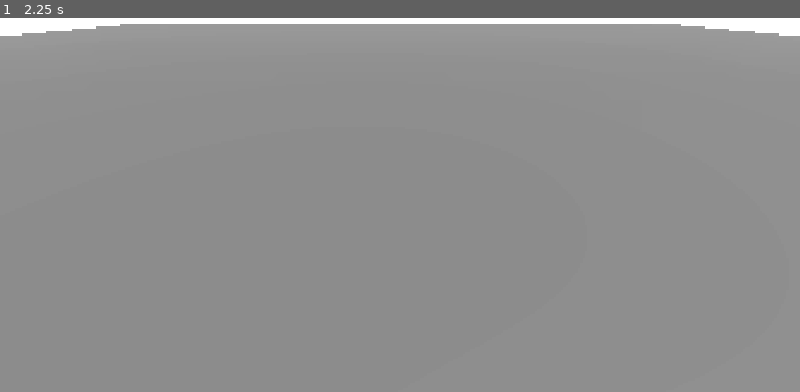
Above: before the commit, frame 1.
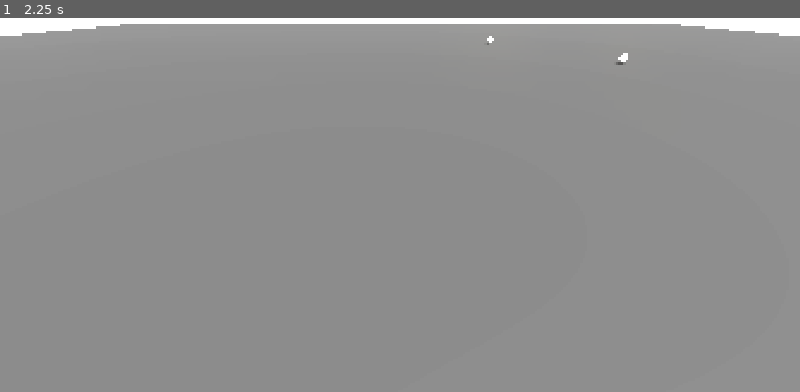
Above: after the commit, the same moment.

Repository: soyelmismo/minigameo
Game: Godot game, scene res://src/bootstrap/main.tscn
Same seed, same stepped clock (60 frames per second), same inputs: the game is played once before the commit and once after it.
Inputs (mouse positions are in pixels of both pictures, inside the frame that each line leads up to):
- Up to frame 1 (2.25 s): tap Enter at 0.5 s; move the mouse to (576, 145) at 0.52 s; hold Right (ui_right) 0.53-1.25 s; hold Shift 0.53-1.25 s; click (576, 145) at 0.67 s; tap Space at 0.77, 2 s; drag from (240, 190) to (360, 257) at 1.27 s; move the mouse to (480, 66) at 2.02 s; hold Right (ui_right) from 2.03 s (still down); tap Ctrl at 2.1 s; click (480, 66) at 2.17 s

The runs differ from the first frame. In frame 1, less than 0.1% of the frame differs, in the area x 60-79%, y 4-13%.
Error after the commit: Parse Error: Could not find type "MinigameRegistry" in the current scope. (res://src/powerups/roulette/roulette_controller.gd:19)

Commit message:
feat(integration): register all 18 autoloads, fix registry script fallback, PowerUpDirector, SaveSystem, SettingsManager; boot clean, suite 102/102

Diff:
--- a/project.godot
+++ b/project.godot
@@ -18,6 +18,24 @@
 
 [autoload]
 
+EventBus="*res://src/core/event_bus.gd"
+GameServices="*res://src/core/game_services.gd"
+SeededRNG="*res://src/core/rng/seeded_rng.gd"
+MatchManager="*res://src/match/match_manager.gd"
+ScoreDirector="*res://src/match/score/score_director.gd"
+StyleDirector="*res://src/styles/style_director.gd"
+ImpactDirector="*res://src/juice/impact_director.gd"
+CameraDirector="*res://src/juice/camera_director.gd"
+PostFXDirector="*res://src/juice/postfx_director.gd"
+AudioDirector="*res://src/audio/audio_director.gd"
+MusicDirector="*res://src/audio/music_director.gd"
+VoiceDirector="*res://src/audio/voice_director.gd"
+SFXPlayer="*res://src/audio/sfx_player.gd"
+PowerUpDirector="*res://src/powerups/powerup_director.gd"
+RouletteController="*res://src/powerups/roulette/roulette_controller.gd"
+MinigameDirector="*res://src/minigames/minigame_director.gd"
+SaveSystem="*res://src/systems/save_system.gd"
+SettingsManager="*res://src/systems/settings.gd"
 [debug]
 
 gdscript/warnings/untyped_declaration=1
--- a/src/audio/audio_director.gd
+++ b/src/audio/audio_director.gd
@@ -1,4 +1,3 @@
-class_name AudioDirector
 extends Node
 ## Audio orchestrator (scaffold.md §6.8 / §10.2).
 ##
@@ -54,15 +53,15 @@
 	# children in the scene graph by the orchestrator; if they are missing
 	# (headless tests), create minimal instances so the facade works.
 	if music_director == null:
-		music_director = MusicDirector.new()
+		music_director = load("res://src/audio/music_director.gd").new()
 		music_director.name = "MusicDirector"
 		add_child(music_director)
 	if voice_director == null:
-		voice_director = VoiceDirector.new()
+		voice_director = load("res://src/audio/voice_director.gd").new()
 		voice_director.name = "VoiceDirector"
 		add_child(voice_director)
 	if sfx_player == null:
-		sfx_player = SFXPlayer.new()
+		sfx_player = load("res://src/audio/sfx_player.gd").new()
 		sfx_player.name = "SFXPlayer"
 		add_child(sfx_player)
 	# Wire directors (duck-typed; null-safe both ways).
@@ -81,18 +80,18 @@
 func setup_buses() -> int:
 	var existing: int = 0
 	for entry: Dictionary in BusLayout.LAYOUT:
-		var name: StringName = entry["name"] as StringName
+		var bus_id: StringName = entry["name"] as StringName
 		var parent: StringName = entry["parent"] as StringName
-		if AudioServer.get_bus_index(name) != -1:
+		if AudioServer.get_bus_index(bus_id) != -1:
 			existing += 1
 			continue
 		var parent_idx: int = AudioServer.get_bus_index(parent)
 		if parent_idx == -1:
-			push_warning("AudioDirector: parent bus '%s' missing, skipping '%s'." % [parent, name])
+			push_warning("AudioDirector: parent bus '%s' missing, skipping '%s'." % [parent, bus_id])
 			continue
 		var new_idx: int = AudioServer.bus_count
 		AudioServer.add_bus(new_idx)
-		AudioServer.set_bus_name(new_idx, name)
+		AudioServer.set_bus_name(new_idx, bus_id)
 		AudioServer.set_bus_send(new_idx, parent)
 	_buses_ready = existing == BusLayout.LAYOUT.size()
 	_apply_bus_effects()
--- a/src/audio/music_director.gd
+++ b/src/audio/music_director.gd
@@ -1,4 +1,3 @@
-class_name MusicDirector
 extends Node
 ## Dynamic music director (scaffold.md §6.9 / §10.2).
 ##
@@ -99,7 +98,7 @@
 	duck_db = amount_db
 	_duck_active = true
 	if duration_s > 0.0:
-		_duck_hold_s = duration_s
+		duck_hold_s = duration_s
 	_apply_duck()
 
 func unduck(fade_s: float = -1.0) -> void:
@@ -112,8 +111,8 @@
 ## from the director's update; tests call it with fake deltas.
 func tick(delta: float) -> void:
 	_time += delta
-	var seconds_per_beat: float = 60.0 / bpm
-	var total_beats: int = int(_time / seconds_per_beat)
+	var spb: float = 60.0 / bpm
+	var total_beats: int = int(_time / spb)
 	_beat_index = total_beats
 	var bar: int = total_beats / BEATS_PER_BAR
 	if _pending_switch and bar > _last_switch_bar and bar % BARS_PER_SWITCH == 0:
--- a/src/audio/sfx_player.gd
+++ b/src/audio/sfx_player.gd
@@ -1,4 +1,3 @@
-class_name SFXPlayer
 extends Node
 ## Pooled SFX voice player (scaffold.md §10.2 / §6.8).
 ##
--- a/src/audio/voice_director.gd
+++ b/src/audio/voice_director.gd
@@ -1,4 +1,3 @@
-class_name VoiceDirector
 extends Node
 ## Locutor arcade VO director (scaffold.md §6.10 / §2).
 ##
--- a/src/core/event_bus.gd
+++ b/src/core/event_bus.gd
@@ -1,4 +1,3 @@
-class_name EventBus
 extends Node
 ## EventBus — global signal bus (scaffold §6.1).
 ##
--- a/src/core/game_services.gd
+++ b/src/core/game_services.gd
@@ -1,4 +1,3 @@
-class_name GameServices
 extends Node
 ## GameServices — service locator (scaffold §6).
 ##
--- a/src/juice/camera_director.gd
+++ b/src/juice/camera_director.gd
@@ -1,4 +1,3 @@
-class_name CameraDirector
 extends Node
 ## CameraDirector — follow camera + shake + FOV punch (scaffold §6.6).
 ##
--- a/src/juice/impact_director.gd
+++ b/src/juice/impact_director.gd
@@ -1,4 +1,3 @@
-class_name ImpactDirector
 extends Node
 ## ImpactDirector — the single juice API (scaffold §6.5, §10.1).
 ##
--- a/src/juice/postfx_director.gd
+++ b/src/juice/postfx_director.gd
@@ -1,4 +1,3 @@
-class_name PostFXDirector
 extends Node
 ## PostFXDirector — WorldEnvironment + fullscreen effects (scaffold §6.7).
 ##
--- a/src/minigames/archetypes/archetype_combo_chain.gd
+++ b/src/minigames/archetypes/archetype_combo_chain.gd
@@ -90,15 +90,14 @@
 		finish_fail(reason)
 
 
-func _is_press(event: InputEvent) -> bool:
-	if event is InputEventMouseButton:
-		return (event as InputEventMouseButton).pressed
-	if event is InputEventKey:
-		return (event as InputEventKey).pressed
-	if event is InputEventJoypadButton:
-		return (event as InputEventJoypadButton).pressed
+func _is_press(input_event: InputEvent) -> bool:
+	if input_event is InputEventMouseButton:
+		return (input_event as InputEventMouseButton).pressed
+	if input_event is InputEventKey:
+		return (input_event as InputEventKey).pressed
+	if input_event is InputEventJoypadButton:
+		return (input_event as InputEventJoypadButton).pressed
 	return false
-
 
 func teardown() -> void:
 	super.teardown()
--- a/src/minigames/archetypes/archetype_tap_target.gd
+++ b/src/minigames/archetypes/archetype_tap_target.gd
@@ -68,9 +68,11 @@
 		return
 	var from: Vector3 = camera.project_ray_origin(screen_pos)
 	var dir: Vector3 = camera.project_ray_normal(screen_pos)
-	var space := get_world_3d().direct_space_state
+	var space := camera.get_world_3d().direct_space_state if camera.get_world_3d() != null else null
 	var query := PhysicsRayQueryParameters3D.create(from, from + dir * 200.0)
-	var result := space.intersect_ray(query)
+	var result := {}
+	if space != null:
+		result = space.intersect_ray(query)
 	if not result.is_empty():
 		var collider: Object = result.get("collider")
 		var node: Node = collider as Node
--- a/src/minigames/minigame_director.gd
+++ b/src/minigames/minigame_director.gd
@@ -1,4 +1,3 @@
-class_name MinigameDirector
 extends Node
 ## Orquesta el ciclo de vida de los micro-juegos (scaffold.md §6.12).
 ##
@@ -299,4 +298,10 @@
 func _emit(signal_id: StringName, args: Array) -> void:
 	var bus: Object = _resolve(&"EventBus")
 	if bus != null and bus.has_signal(String(signal_id)):
-		bus.emit_signal(signal_id, *args)
+		match args.size():
+			1:
+				bus.emit_signal(signal_id, args[0])
+			2:
+				bus.emit_signal(signal_id, args[0], args[1])
+			_:
+				bus.emit_signal(signal_id)
--- a/src/minigames/minigame_registry.gd
+++ b/src/minigames/minigame_registry.gd
@@ -1,4 +1,3 @@
-class_name MinigameRegistry
 extends Node
 ## Registro central ID → {escena, metadata} (scaffold.md §7.7).
 ##
@@ -6,46 +5,56 @@
 ## - Valida que cada entrada tenga id, arquetipo y escena válidos.
 ## - Falla RUIDOSAMENTE (push_error) ante entradas inválidas, no en silencio.
 ## - No conoce micro-juegos concretos: solo arquetipos.
+##
+## Un arquetipo se resuelve primero como escena `.tscn`; si no existe se
+## instancia su script `.gd` compilado (mismo motor, cero escenas).
 
 const CATALOG_DIR := "res://src/minigames/catalog/"
-const ARCHETYPE_SCENE_DIR := "res://src/minigames/archetypes/"
+const ARCHETYPE_DIR := "res://src/minigames/archetypes/"
 
 ## metadata por id
 var _by_id: Dictionary = {}      # StringName -> MinigameMetadata
 ## PackedScene del arquetipo por nombre de arquetipo
 var _archetype_scenes: Dictionary = {}  # StringName -> PackedScene
+## Script del arquetipo (fallback sin .tscn)
+var _archetype_scripts: Dictionary = {} # StringName -> GDScript
 var _scanned: bool = false
 
 signal registry_loaded(count: int)
 
 
-## Escanea el catálogo y precarga las escenas de arquetipo. Idempotente.
+## Escanea el catálogo y precarga los arquetipos. Idempotente.
 func scan() -> void:
 	if _scanned:
 		return
 	_by_id.clear()
 	_archetype_scenes.clear()
-	_load_archetype_scenes()
+	_archetype_scripts.clear()
+	_load_archetypes()
 	_load_catalog()
 	_scanned = true
 	registry_loaded.emit(_by_id.size())
 
 
-## Precarga las escenas `.tscn` de `src/minigames/archetypes/`.
-## Un arquetipo sin escena no es fatal: se instancia el script compilado.
-func _load_archetype_scenes() -> void:
-	var dir := DirAccess.open(ARCHETYPE_SCENE_DIR)
+## Precarga escenas `.tscn` y scripts `.gd` de `src/minigames/archetypes/`.
+func _load_archetypes() -> void:
+	var dir := DirAccess.open(ARCHETYPE_DIR)
 	if dir == null:
 		return
 	dir.list_dir_begin()
 	var file_name := dir.get_next()
 	while file_name != "":
-		if file_name.ends_with(".tscn"):
-			var path: String = ARCHETYPE_SCENE_DIR + file_name
-			var scene: PackedScene = load(path) as PackedScene
-			if scene != null:
-				var archetype_id := StringName(file_name.get_basename().replace("archetype_", "").to_upper())
-				_archetype_scenes[archetype_id] = scene
+		if file_name.ends_with(".tscn") or file_name.ends_with(".gd"):
+			var path: String = ARCHETYPE_DIR + file_name
+			var archetype_id := StringName(file_name.get_basename().replace("archetype_", "").to_upper())
+			if file_name.ends_with(".tscn"):
+				var scene: PackedScene = load(path) as PackedScene
+				if scene != null:
+					_archetype_scenes[archetype_id] = scene
+			else:
+				var script: GDScript = load(path) as GDScript
+				if script != null:
+					_archetype_scripts[archetype_id] = script
 		file_name = dir.get_next()
 	dir.list_dir_end()
 
@@ -83,7 +92,7 @@
 	if _by_id.has(meta.id):
 		push_error("MinigameRegistry: duplicate id '%s' in %s" % [String(meta.id), path])
 		return
-	if not _archetype_scenes.has(meta.archetype):
+	if not has_archetype(meta.archetype):
 		push_error(
 			"MinigameRegistry: '%s' needs unknown archetype '%s' (%s)" % [
 				String(meta.id), String(meta.archetype), path
@@ -105,6 +114,28 @@
 	return _archetype_scenes.get(archetype, null) as PackedScene
 
 
+## True si el arquetipo existe como escena o como script.
+func has_archetype(archetype: StringName) -> bool:
+	return _archetype_scenes.has(archetype) or _archetype_scripts.has(archetype)
+
+
+## Instancia el arquetipo: escena si existe, script compilado si no.
+## Nodo base tipo Node (los arquetipos extienden Node/Node3D).
+func instantiate_archetype(archetype: StringName) -> Node:
+	var scene: PackedScene = get_archetype_scene(archetype)
+	if scene != null:
+		var instance: Node = scene.instantiate() as Node
+		if instance != null:
+			return instance
+	var script: GDScript = _archetype_scripts.get(archetype, null) as GDScript
+	if script != null:
+		var from_script: Node = script.new() as Node
+		if from_script != null:
+			return from_script
+	push_error("MinigameRegistry: cannot instantiate archetype '%s'" % String(archetype))
+	return null
+
+
 ## Todos los ids conocidos, ordenados para determinismo.
 func get_all_ids() -> Array:
 	var ids: Array = _by_id.keys()
--- /dev/null
+++ b/src/powerups/powerup_director.gd
@@ -0,0 +1,54 @@
+extends Node3D
+## PowerUpDirector — orchestrates the spawner + pickup (scaffold §6.11).
+##
+## Owns the PowerUpSpawner, resolves the player duck-typed, and on pickup
+## emits `powerup_collected` (EventBus) + asks the MatchManager to enter the
+## roulette. Degrades silently when systems are absent (headless tests).
+
+const SPAWNER_PATH := "res://src/powerups/powerup_spawner.gd"
+
+var spawner: Node3D = null
+var _player: Node3D = null
+
+
+func _ready() -> void:
+	if spawner == null:
+		var scene: PackedScene = load("res://src/powerups/powerup_spawner.tscn") as PackedScene
+		if scene != null:
+			spawner = scene.instantiate()
+			add_child(spawner)
+	var locator: Object = GameServices.lookup(&"core")
+	if locator != null and locator.has_method("register"):
+		locator.register(&"powerups", self)
+	_connect_bus()
+
+
+func _connect_bus() -> void:
+	var bus := _root_node(&"EventBus")
+	if bus != null and bus.has_signal("powerup_collected"):
+		if not bus.is_connected("powerup_collected", _on_powerup_collected):
+			bus.powerup_collected.connect(_on_powerup_collected)
+
+
+func _on_powerup_collected(_minigame_id: StringName) -> void:
+	# The roulette is owned by RouletteController; the MatchManager gates
+	# the state transition. We only nudge the match into ROULETTE.
+	var mm: Object = GameServices.lookup(&"match")
+	if mm != null and mm.has_method("request_roulette"):
+		mm.request_roulette()
+
+
+func _resolve_player() -> Node3D:
+	if _player != null and is_instance_valid(_player):
+		return _player
+	var p: Object = GameServices.lookup(&"player")
+	if p is Node3D:
+		_player = p as Node3D
+	return _player
+
+
+func _root_node(node_name: String) -> Node:
+	var tree := Engine.get_main_loop() as SceneTree
+	if tree == null:
+		return null
+	return tree.root.get_node_or_null("/root/" + node_name)
--- a/src/powerups/powerup_spawner.gd
+++ b/src/powerups/powerup_spawner.gd
@@ -137,7 +137,7 @@
 func _resolve_player() -> Node3D:
 	var services: Object = _resolve(&"GameServices")
 	if services != null and services.has_method("get"):
-		var found: Object = services.get(&"player")
+		var found: Object = services.lookup(&"player")
 		if found is Node3D:
 			return found as Node3D
 	var node: Node = get_tree().root.get_node_or_null("/root/Player")
@@ -147,4 +147,10 @@
 func _emit(signal_id: StringName, args: Array) -> void:
 	var bus: Object = _resolve(&"EventBus")
 	if bus != null and bus.has_signal(String(signal_id)):
-		bus.emit_signal(signal_id, *args)
+		match args.size():
+			1:
+				bus.emit_signal(signal_id, args[0])
+			2:
+				bus.emit_signal(signal_id, args[0], args[1])
+			_:
+				bus.emit_signal(signal_id)
--- /dev/null
+++ b/src/powerups/powerup_spawner.tscn
@@ -0,0 +1,9 @@
+[gd_scene load_steps=2 format=3]
+
+[ext_resource type="Script" path="res://src/powerups/powerup_spawner.gd" id="1_spawner"]
+
+[node name="PowerUpSpawner" type="Node3D"]
+script = ExtResource("1_spawner")
+max_active = 6
+spawn_radius = 40.0
+respawn_cooldown_s = 8.0
--- a/src/powerups/roulette/roulette_controller.gd
+++ b/src/powerups/roulette/roulette_controller.gd
@@ -1,4 +1,3 @@
-class_name RouletteController
 extends Node
 ## Ruleta de selección de micro-juego (scaffold.md §6.11).
 ##
@@ -75,6 +74,7 @@
 	var id: StringName = _pending_id
 	_pending_id = &""
 	_last_id = id
+	_record_theme(id)
 	_emit(&"roulette_result", [id])
 	spin_finished.emit(id)
 	# Entrega al director de micro-juegos si existe.
@@ -182,4 +182,10 @@
 func _emit(signal_id: StringName, args: Array) -> void:
 	var bus: Object = _resolve(&"EventBus")
 	if bus != null and bus.has_signal(String(signal_id)):
-		bus.emit_signal(signal_id, *args)
+		match args.size():
+			1:
+				bus.emit_signal(signal_id, args[0])
+			2:
+				bus.emit_signal(signal_id, args[0], args[1])
+			_:
+				bus.emit_signal(signal_id)
--- /dev/null
+++ b/src/powerups/roulette/roulette_wheel.tscn
@@ -0,0 +1,7 @@
+[gd_scene load_steps=2 format=3]
+
+[ext_resource type="Script" path="res://src/powerups/roulette/roulette_controller.gd" id="1_roulette"]
+
+[node name="RouletteController" type="Node"]
+script = ExtResource("1_roulette")
+spin_duration_s = 2.5
--- a/src/styles/style_director.gd
+++ b/src/styles/style_director.gd
@@ -1,4 +1,3 @@
-class_name StyleDirector
 extends Node
 ## StyleDirector — applies StylePacks to the world (scaffold §6.4, §9).
 ##
--- /dev/null
+++ b/src/systems/save_system.gd
@@ -0,0 +1,74 @@
+extends Node
+## SaveSystem — local records + settings persistence (scaffold §6 systems).
+##
+## Stores the best score/rank and player settings in user:// as JSON.
+## Degrades silently when the filesystem is unavailable (tests).
+
+const SAVE_PATH := "user://arcade_block_save.json"
+const SETTINGS_PATH := "user://arcade_block_settings.json"
+
+var best_score: int = 0
+var best_rank: StringName = &"D"
+var _settings: Dictionary = {}
+
+
+func _ready() -> void:
+	_load()
+	var locator: Object = GameServices.lookup(&"core")
+	if locator != null and locator.has_method("register"):
+		locator.register(&"save", self)
+
+
+## Record a finished match's score if it beats the record. Returns true when
+## it is a new best.
+func submit_score(score: int, rank: StringName) -> bool:
+	if score > best_score:
+		best_score = score
+		best_rank = rank
+		_save()
+		return true
+	return false
+
+
+## Read/write a settings value (accessibility lives here too).
+func get_setting(key: StringName, default_value: Variant = null) -> Variant:
+	return _settings.get(String(key), default_value)
+
+
+func set_setting(key: StringName, value: Variant) -> void:
+	_settings[String(key)] = value
+	_save_settings()
+
+
+func _load() -> void:
+	if not FileAccess.file_exists(SAVE_PATH):
+		return
+	var f := FileAccess.open(SAVE_PATH, FileAccess.READ)
+	if f == null:
+		return
+	var text := f.get_as_text()
+	f.close()
+	var data: Variant = JSON.parse_string(text)
+	if data is Dictionary:
+		var d := data as Dictionary
+		best_score = int(d.get("best_score", 0))
+		best_rank = StringName(str(d.get("best_rank", "D")))
+
+
+func _save() -> void:
+	var f := FileAccess.open(SAVE_PATH, FileAccess.WRITE)
+	if f == null:
+		return
+	f.store_string(JSON.stringify({
+		"best_score": best_score,
+		"best_rank": String(best_rank),
+	}))
+	f.close()
+
+
+func _save_settings() -> void:
+	var f := FileAccess.open(SETTINGS_PATH, FileAccess.WRITE)
+	if f == null:
+		return
+	f.store_string(JSON.stringify(_settings))
+	f.close()
--- /dev/null
+++ b/src/systems/settings.gd
@@ -0,0 +1,49 @@
+extends Node
+## SettingsManager — accessibility + gameplay settings (scaffold §13.3).
+##
+## Single source of truth for shake intensity, flash toggle, colorblind
+## indicators, subtitles and text speed. Backed by SaveSystem. All values
+## data-driven with sane arcade defaults.
+
+const DEFAULTS := {
+	"shake_intensity": 1.0,        # 0..1 multiplier on all camera shake
+	"flashes_enabled": true,       # screen flash toggle
+	"colorblind_indicators": false,# distinct shapes for objectives
+	"subtitles_enabled": true,     # VO callouts as text
+	"text_speed": 1.0,             # 0.5..2.0 multiplier
+}
+
+var _save: SaveSystem = null
+var _values: Dictionary = {}
+
+
+func _ready() -> void:
+	for key: String in DEFAULTS:
+		_values[key] = DEFAULTS[key]
+	_save = GameServices.lookup(&"save") as SaveSystem
+	if _save != null:
+		for key: String in DEFAULTS:
+			var loaded: Variant = _save.get_setting(StringName(key), DEFAULTS[key])
+			_values[key] = loaded
+	var locator: Object = GameServices.lookup(&"core")
+	if locator != null and locator.has_method("register"):
+		locator.register(&"settings", self)
+
+
+func get_value(key: String) -> Variant:
+	return _values.get(key, DEFAULTS.get(key))
+
+
+func set_value(key: String, value: Variant) -> void:
+	_values[key] = value
+	if _save != null:
+		_save.set_setting(StringName(key), value)
+
+
+## Shake scale 0..1 (accessibility: reduce or disable).
+func shake_scale() -> float:
+	return clampf(float(get_value("shake_intensity")), 0.0, 1.0)
+
+
+func flashes_enabled() -> bool:
+	return bool(get_value("flashes_enabled"))
--- a/tests/unit/_dbg_sfx.gd
+++ /dev/null
@@ -1,23 +0,0 @@
-extends SceneTree
-func _init() -> void:
-	var lib = SFXLibrary.new()
-	lib.register(&"low", {"group": &"world", "priority": 1})
-	lib.register(&"high", {"group": &"world", "priority": 50})
-	var gen = AudioStreamGenerator.new()
-	gen.mix_rate = 44100.0
-	gen.buffer_length = 0.05
-	lib.set_stream(&"low", gen)
-	lib.set_stream(&"high", gen)
-	var player = SFXPlayer.new()
-	player.library = lib
-	player.max_voices = 1
-	root.add_child(player)
-	var first = player.play(&"low")
-	print("first.playing after play: ", first.playing)
-	var second = player.play(&"high")
-	print("second is null: ", second == null)
-	print("first.playing after steal: ", first.playing)
-	print("first == second: ", first == second)
-	print("second.playing: ", second.playing)
-	print("second.stream null: ", second.stream == null)
-	quit()
--- a/tests/unit/test_audio_buses.gd
+++ b/tests/unit/test_audio_buses.gd
@@ -15,7 +15,7 @@
 var _director: AudioDirector = null
 
 func before_each() -> void:
-	_director = AudioDirector.new()
+	_director = load("res://src/audio/audio_director.gd").new()
 	add_child_autofree(_director)
 
 func after_each() -> void:
@@ -39,7 +39,7 @@
 	assert_eq(second, BusLayout.LAYOUT.size(), "all layout buses already exist")
 	assert_eq(AudioServer.bus_count, before, "no duplicate buses created")
 	# A brand-new director instance must also be a no-op.
-	var other := AudioDirector.new()
+	var other: Object = load("res://src/audio/audio_director.gd").new()
 	add_child_autofree(other)
 	assert_eq(other.setup_buses(), BusLayout.LAYOUT.size(), "idempotent across instances")
 
--- a/tests/unit/test_sfx_player.gd
+++ b/tests/unit/test_sfx_player.gd
@@ -18,7 +18,7 @@
 func test_voice_cap_blocks_overflow() -> void:
 	var lib := SFXLibrary.new()
 	lib.register(&"gen", {"group": &"world", "priority": 5})
-	var player := SFXPlayer.new()
+	var player: Object = load("res://src/audio/sfx_player.gd").new()
 	player.library = lib
 	player.max_voices = 2
 	add_child_autofree(player)
@@ -37,7 +37,7 @@
 	player.stop_all()
 
 func test_default_max_voices_is_32() -> void:
-	var player := SFXPlayer.new()
+	var player: Object = load("res://src/audio/sfx_player.gd").new()
 	add_child_autofree(player)
 	assert_eq(player.max_voices, 32, "scaffold §15 budget default")
 
@@ -47,7 +47,7 @@
 	var lib := SFXLibrary.new()
 	lib.register(&"low", {"group": &"world", "priority": 1})
 	lib.register(&"high", {"group": &"world", "priority": 50})
-	var player := SFXPlayer.new()
+	var player: Object = load("res://src/audio/sfx_player.gd").new()
 	player.library = lib
 	player.max_voices = 1
 	add_child_autofree(player)
@@ -69,7 +69,7 @@
 	var lib := SFXLibrary.new()
 	lib.register(&"a", {"group": &"world", "priority": 5})
 	lib.register(&"b", {"group": &"world", "priority": 5})
-	var player := SFXPlayer.new()
+	var player: Object = load("res://src/audio/sfx_player.gd").new()
 	player.library = lib
 	player.max_voices = 1
 	add_child_autofree(player)
@@ -88,7 +88,7 @@
 	var lib := SFXLibrary.new()
 	lib.register(&"high", {"group": &"world", "priority": 50})
 	lib.register(&"low", {"group": &"world", "priority": 1})
-	var player := SFXPlayer.new()
+	var player: Object = load("res://src/audio/sfx_player.gd").new()
 	player.library = lib
 	player.max_voices = 1
 	add_child_autofree(player)
@@ -105,7 +105,7 @@
 func test_pitch_and_volume_randomization_bounds() -> void:
 	var lib := SFXLibrary.new()
 	lib.register(&"rand", {"group": &"ui", "priority": 5, "volume_db": -3.0})
-	var player := SFXPlayer.new()
+	var player: Object = load("res://src/audio/sfx_player.gd").new()
 	player.library = lib
 	player.max_voices = 8
 	add_child_autofree(player)
@@ -124,7 +124,7 @@
 func test_group_concurrency_cap() -> void:
 	var lib := SFXLibrary.new()
 	lib.register(&"g", {"group": &"world", "priority": 5})
-	var player := SFXPlayer.new()
+	var player: Object = load("res://src/audio/sfx_player.gd").new()
 	player.library = lib
 	player.max_voices = 8
 	player.set_group_cap(&"world", 1)
@@ -141,21 +141,21 @@
 	var lib := SFXLibrary.new()
 	# Entry with an empty path (no asset yet).
 	lib.register(&"missing", {"group": &"world", "priority": 5})
-	var player := SFXPlayer.new()
+	var player: Object = load("res://src/audio/sfx_player.gd").new()
 	player.library = lib
 	add_child_autofree(player)
 	var v: Variant = player.play(&"missing")
 	assert_null(v, "missing stream -> null, no crash")
 
 func test_unknown_id_never_crashes() -> void:
-	var player := SFXPlayer.new()
+	var player: Object = load("res://src/audio/sfx_player.gd").new()
 	player.library = SFXLibrary.new()
 	add_child_autofree(player)
 	var v: Variant = player.play(&"does_not_exist")
 	assert_null(v, "unknown id -> null, no crash")
 
 func test_null_library_never_crashes() -> void:
-	var player := SFXPlayer.new()
+	var player: Object = load("res://src/audio/sfx_player.gd").new()
 	add_child_autofree(player)
 	var v: Variant = player.play(&"anything")
 	assert_null(v, "no library -> null, no crash")
Not shown, added: src/powerups/powerup_director.gd.uid
Not shown, added: src/systems/save_system.gd.uid
Not shown, added: src/systems/settings.gd.uid
Not shown, added: tests/unit/_dbg_sfx.gd.uid
